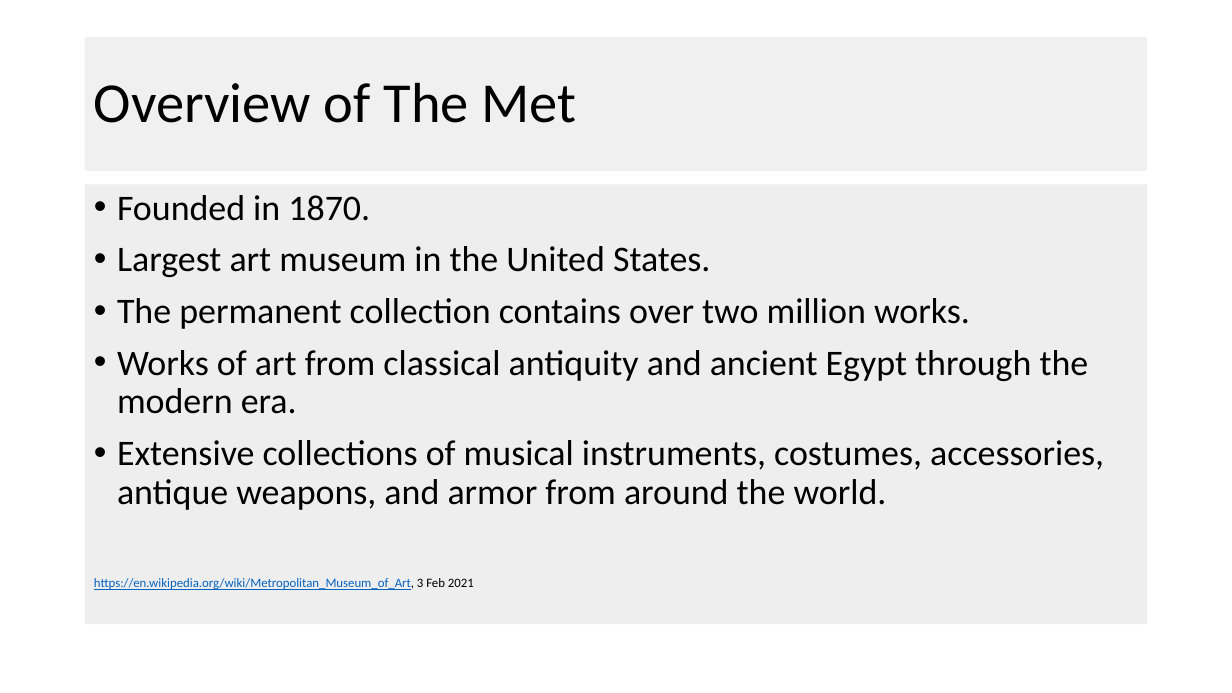
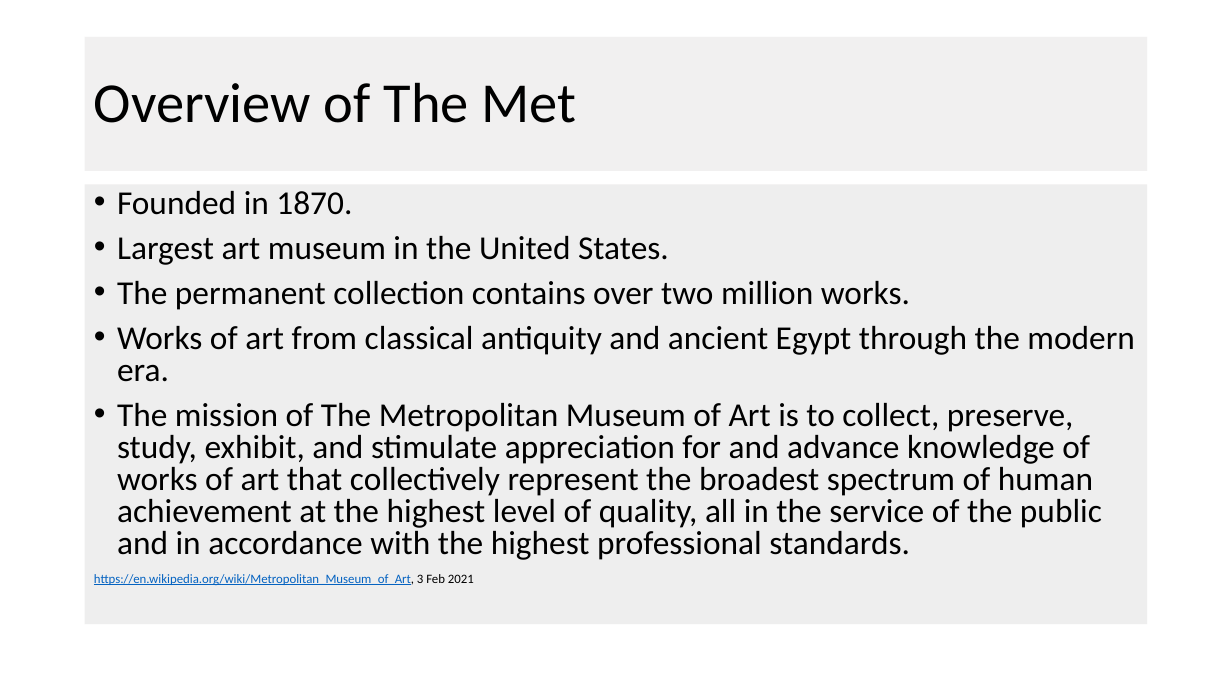
Before and after one commit to MtSopris/ProjectMet2, a slide deck: slide 2 of Analysis of th MET.pptx. Drawn at 1232x693 pixels with LibreOffice and Linux fonts; fonts in the diff are those of the drawing; background and template pictures are left out. Boxes give left, top, right and bottom in pixels: in the first picture for what was removed or moved away, otherwise in the second. Text is boxed around its words. In the diff, an @@ line names an element or a change of style, - is before the commit and + after.

```diff
--- a/Analysis of th MET.pptx
+++ b/Analysis of th MET.pptx
@@ text at [94, 191, 1134, 585]: size 28 to 26 pt in "Founded in 1870.", "Largest art museum in the United States.", "The permanent collection contains over two million ...", "Works of art from classical antiquity and ..."; line spacing 0.9 to 0.8 @@
@@ text at [117, 403, 1102, 560]: text changed; size 28 to 26 pt @@
-• Extensive collections of musical instruments, costumes, accessories, antique weapons, and armor from around the world.
+• The mission of The Metropolitan Museum of Art is to collect, preserve, study, exhibit, and stimulate appreciation for and advance knowledge of works of art that collectively represent the broadest spectrum of human achievement at the highest level of quality, all in the service of the public and in accordance with the highest professional standards.
```
Also in this commit, not shown: 5 other slides changed, 3 other files.
